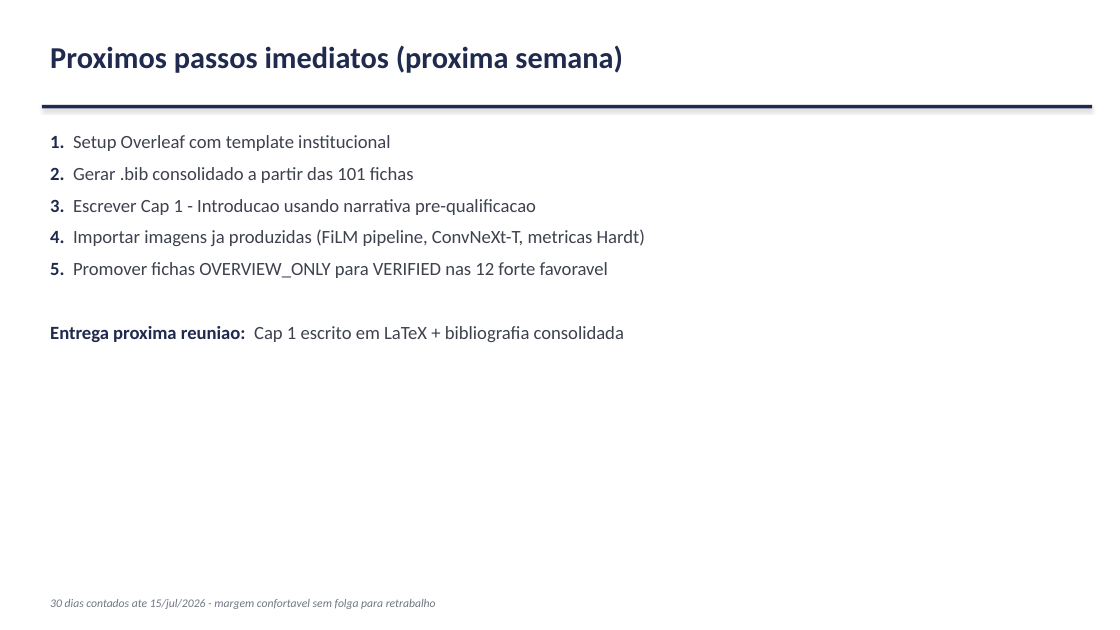
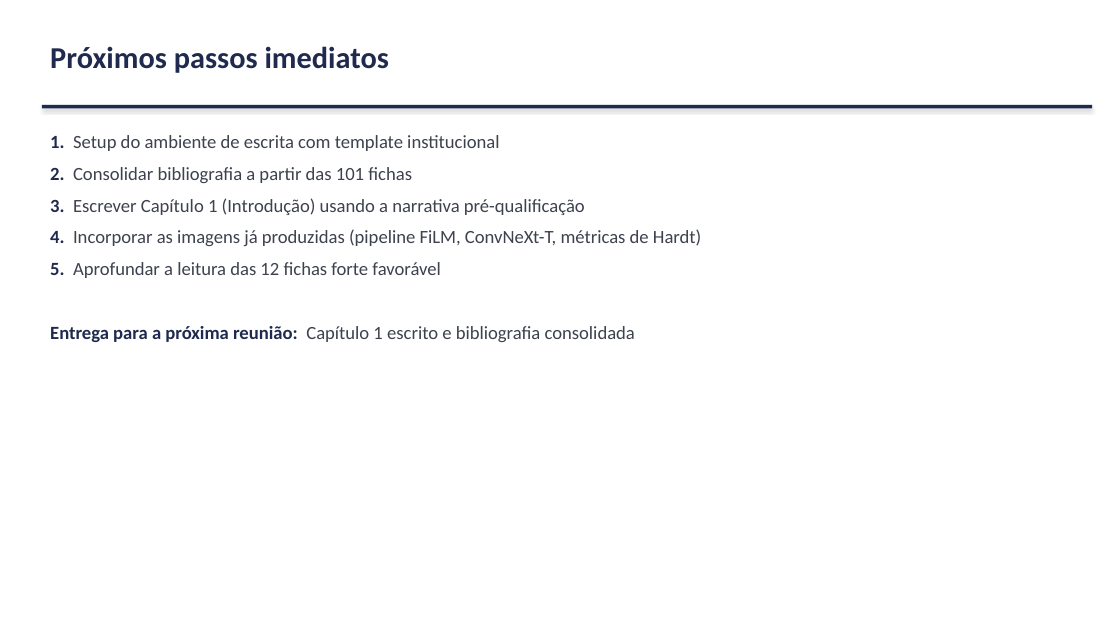
Before and after one commit to marcellozzetti/Facial-Recognition-Models-Mitigating-Bias, a slide deck: slide 23 of docs/ativo/material_reuniao_orientador_2026-06-15.pptx (slide 24 before the commit). Drawn at 1120x630 pixels with LibreOffice and Linux fonts; fonts in the diff are those of the drawing. Boxes give left, top, right and bottom in pixels: in the first picture for what was removed or moved away, otherwise in the second. Text is boxed around its words. In the diff, an @@ line names an element or a change of style, - is before the commit and + after.

```diff
--- a/docs/ativo/material_reuniao_orientador_2026-06-15.pptx
+++ b/docs/ativo/material_reuniao_orientador_2026-06-15.pptx
@@ text at bbox=[50, 46, 389, 73]: text changed @@
-Proximos passos imediatos (proxima semana)
+Próximos passos imediatos
@@ text at bbox=[50, 135, 701, 342]: text changed @@
-1. Setup Overleaf com template institucional
-2. Gerar .bib consolidado a partir das 101 fichas
-3. Escrever Cap 1 - Introducao usando narrativa pre-qualificacao
-4. Importar imagens ja produzidas (FiLM pipeline, ConvNeXt-T, metricas Hardt)
-5. Promover fichas OVERVIEW_ONLY para VERIFIED nas 12 forte favoravel
-Entrega proxima reuniao: Cap 1 escrito em LaTeX + bibliografia consolidada
+1. Setup do ambiente de escrita com template institucional
+2. Consolidar bibliografia a partir das 101 fichas
+3. Escrever Capítulo 1 (Introdução) usando a narrativa pré-qualificação
+4. Incorporar as imagens já produzidas (pipeline FiLM, ConvNeXt-T, métricas de Hardt)
+5. Aprofundar a leitura das 12 fichas forte favorável
+Entrega para a próxima reunião: Capítulo 1 escrito e bibliografia consolidada
@@ text removed at bbox=[50, 599, 436, 609] @@
-30 dias contados ate 15/jul/2026 - margem confortavel sem folga para retrabalho
```
Also in this commit, not shown: 21 other slides changed, 1 slide added, 2 slides removed, 1 other file.
